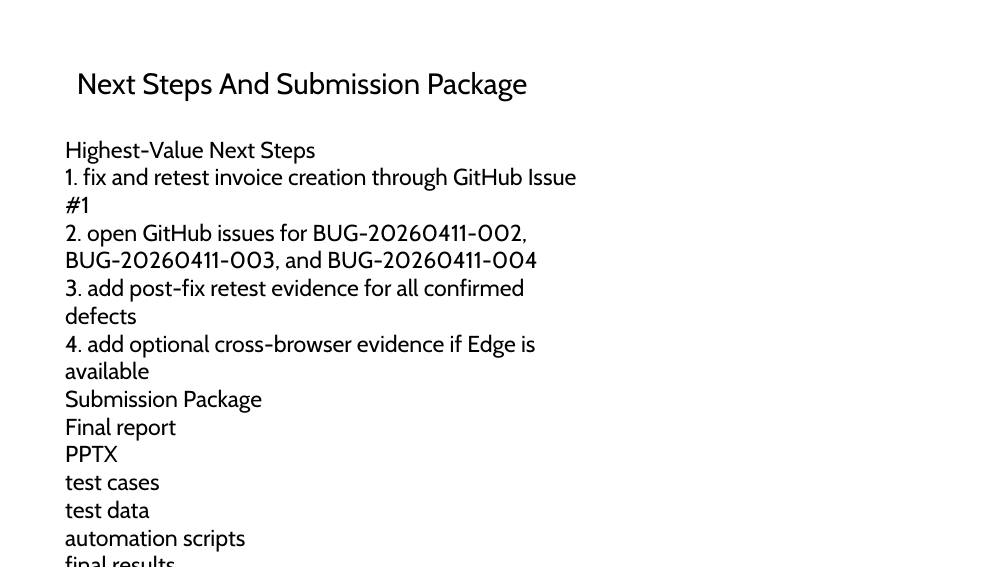
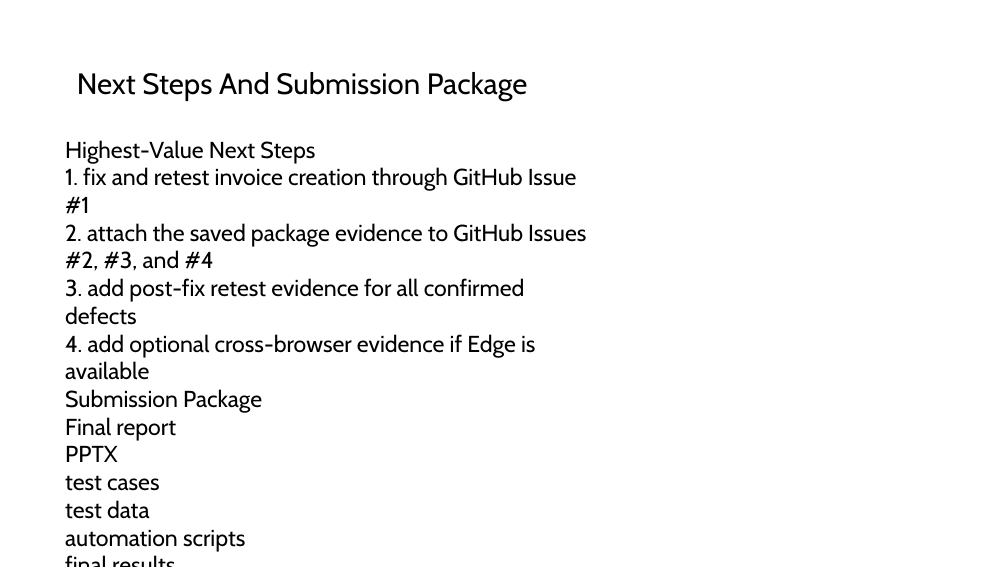
Before and after one commit to Alucard30Dec/Online-Sales-Management-System, a slide deck: slide 10 of Report Test subject/Powered by GPT/MainReport/Powered by GPT - Software Quality Verification - Presentation.pptx. Drawn at 1008x567 pixels with LibreOffice and Linux fonts; fonts in the diff are those of the drawing. Boxes give left, top, right and bottom in pixels: in the first picture for what was removed or moved away, otherwise in the second. Text is boxed around its words. In the diff, an @@ line names an element or a change of style, - is before the commit and + after.

Commit message:
docs: finalize live defect issue sync

```diff
--- a/Report Test subject/Powered by GPT/MainReport/Powered by GPT - Software Quality Verification - Presentation.pptx
+++ b/Report Test subject/Powered by GPT/MainReport/Powered by GPT - Software Quality Verification - Presentation.pptx
@@ text at (x1=65, y1=223, x2=586, y2=270): text changed @@
-2. open GitHub issues for BUG-20260411-002, BUG-20260411-003, and BUG-20260411-004
+2. attach the saved package evidence to GitHub Issues #2, #3, and #4
```
Also in this commit, not shown: 3 other slides changed, 18 other files.
